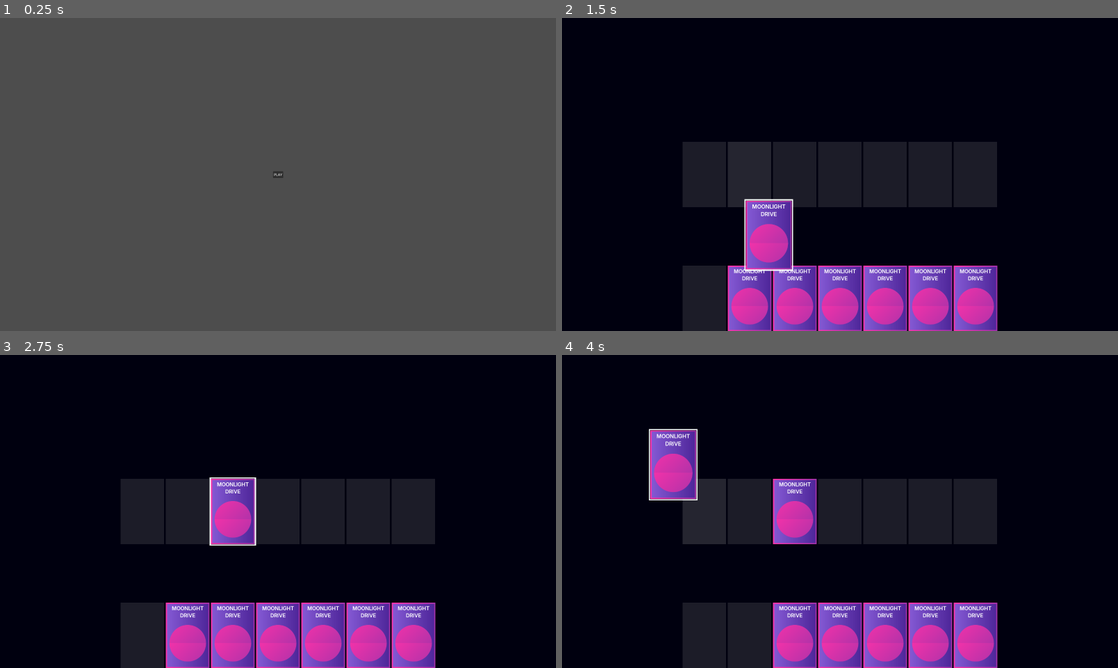
Above: before the commit, frames 1-4 (two rows, left to right).
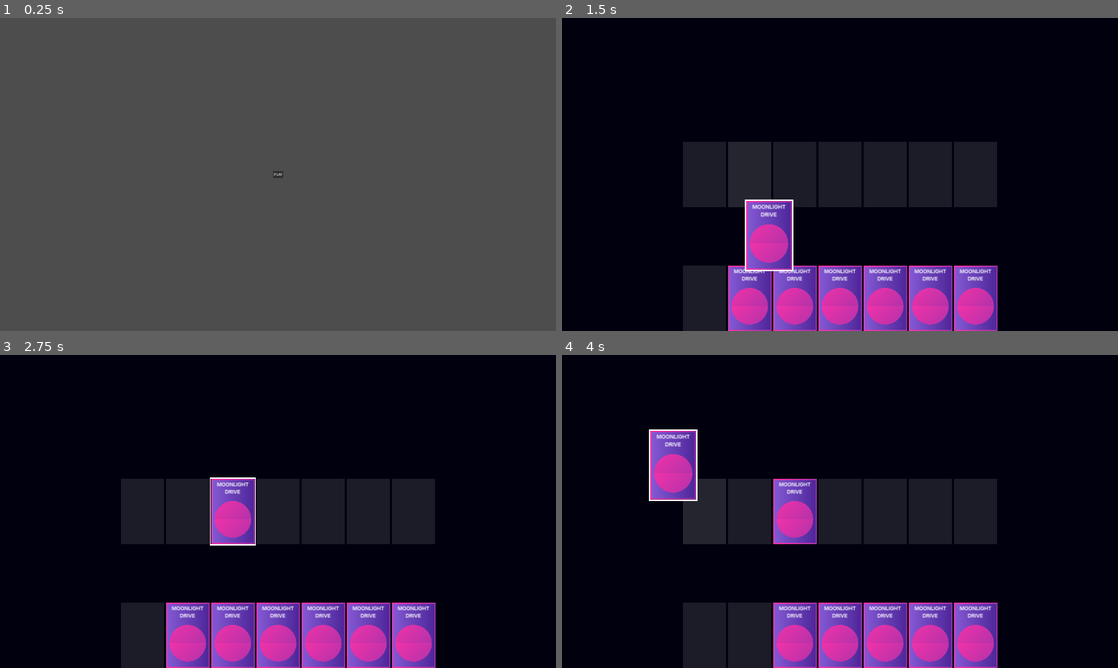
Above: after the commit, the same moments.

Repository: mikerobideau/loop-deck
Game: Godot game, scene res://main.tscn
The game is run twice, just before and just after one commit, with the same random seed, the same clock (stepped at 60 frames per second) and the same inputs.
Inputs (mouse positions are in pixels of both pictures, inside the frame that each line leads up to):
- Up to frame 1 (0.25 s): no input
- Up to frame 2 (1.5 s): click "PLAY" at 0.5 s; tap Enter (ui_accept) at 1.25 s; drag from (706, 299) to (895, 105) at 1.27 s
- Up to frame 3 (2.75 s): drag from (144, 636) to (250, 574) at 2.02 s
- Up to frame 4 (4 s): move the mouse to (751, 636) at 2.77 s; press the mouse at (751, 636) at 2.78 s; release the mouse at (751, 636) at 3.5 s; tap Enter (ui_accept) at 3.5 s; drag from (751, 636) to (673, 464) at 3.52 s

The runs differ from the first frame. In frame 1, less than 0.1% of the frame differs, in the area x 49-51%, y 49-51%; in frame 2, 1.1%, in the area x 29-79%, y 57-100%; in frame 3, 1.0%; in frame 4, 1.1%.

Commit message:
update screen settings

Diff:
--- a/project.godot
+++ b/project.godot
@@ -19,6 +19,9 @@
 
 window/size/viewport_width=2560
 window/size/viewport_height=1440
+window/size/mode=3
+window/stretch/mode="canvas_items"
+window/stretch/aspect="expand"
 
 [gui]
 
